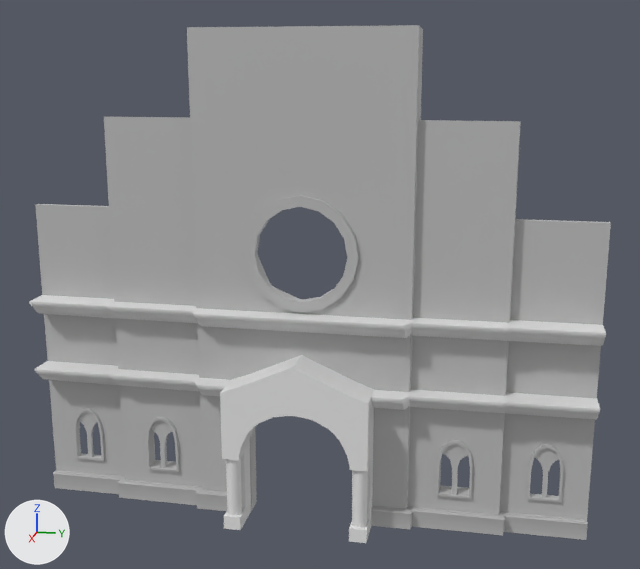
Before and after pictures for a commit that changed the FBX model Pre-Production/Art_Files/Blender_Files/ChurchFront.fbx.
One viewpoint serves both versions: a 50 mm lens placed at (45.0, 9.8, 23.9), pointed at (1.1, 1.0, 12.9). Lighting does not change. The marker at lower left points along +X, +Y and +Z. Where no turn or scale is listed for an object, it has been applied to the vertices.
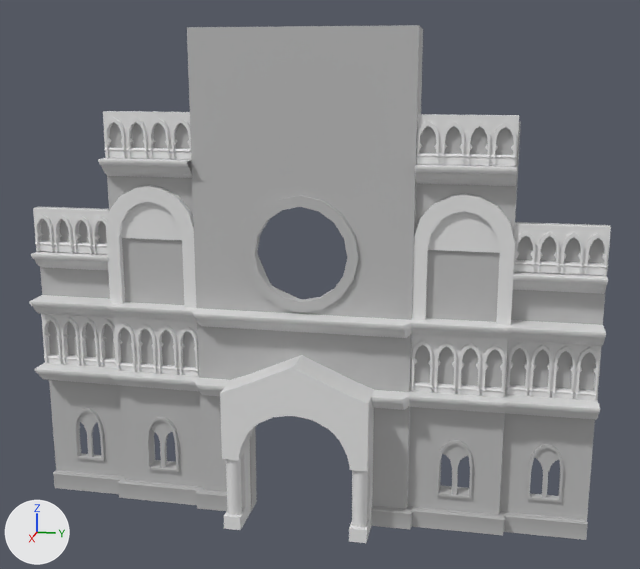
Pixel boxes [x1, y1, x2, y2] of what changed, in the pictures (640 x 569 px):
'Cube.007', added: after [106, 185, 515, 325]
'Cube.006', added: after [103, 111, 519, 166]
'Cube.003', added: after [114, 317, 508, 398]
'Cube.005', added: after [33, 208, 611, 276]
'Cube.004', added: after [41, 314, 602, 401]
'Cube.008', added: after [98, 158, 517, 186]
'Cube.009', added: after [31, 251, 608, 294]

Edits to the bpy script that builds the scene:
```text
Add me_cube_016:
    me_cube_016.from_pydata(...)  # 64 vertices, 32 faces; spans x -0.2..1.2, y -10.6..10.6, z 9.8..10.7
Add me_cube_014:
    me_cube_014.from_pydata(...)  # 1046 vertices, 960 faces; spans x -0.2..0.4, y -4.3..17.0, z -1.8..0.6
Add me_cube_015:
    me_cube_015.from_pydata(...)  # 136 vertices, 104 faces; spans x -1.0..0.4, y -2.5..19.0, z -3.1..3.4
Add me_cube_012:
    me_cube_012.from_pydata(...)  # 1113 vertices, 1066 faces; spans x -0.2..0.4, y -4.0..26.5, z -1.8..1.5
Add me_cube_017:
    me_cube_017.from_pydata(...)  # 64 vertices, 32 faces; spans x -0.2..1.2, y -10.3..20.1, z 9.8..10.7
Add me_cube_011:
    me_cube_011.from_pydata(...)  # 1116 vertices, 1070 faces; spans x -0.2..0.4, y -4.3..17.0, z -1.8..1.5
Add me_cube_013:
    me_cube_013.from_pydata(...)  # 1041 vertices, 960 faces; spans x -0.2..0.4, y -4.0..26.5, z -1.8..0.6
Add ob_cube_008:
    ob_cube_008 = bpy.data.objects.new('Cube.008', me_cube_016)
    ob_cube_008.location = (0.5, 0.0, 8.46)
Add ob_cube_006:
    ob_cube_006 = bpy.data.objects.new('Cube.006', me_cube_014)
    ob_cube_006.location = (0.65, -6.33, 20.95)
Add ob_cube_007:
    ob_cube_007 = bpy.data.objects.new('Cube.007', me_cube_015)
    ob_cube_007.location = (0.7, -8.24, 14.35)
Add ob_cube_004:
    ob_cube_004 = bpy.data.objects.new('Cube.004', me_cube_012)
    ob_cube_004.location = (0.25, -11.25, 9.0)
Add ob_cube_009:
    ob_cube_009 = bpy.data.objects.new('Cube.009', me_cube_017)
    ob_cube_009.location = (-0.1, -4.9, 3.13)
Add ob_cube_003:
    ob_cube_003 = bpy.data.objects.new('Cube.003', me_cube_011)
    ob_cube_003.location = (0.7, -6.37, 9.0)
Add ob_cube_005:
    ob_cube_005 = bpy.data.objects.new('Cube.005', me_cube_013)
    ob_cube_005.location = (0.25, -11.25, 15.65)
```
